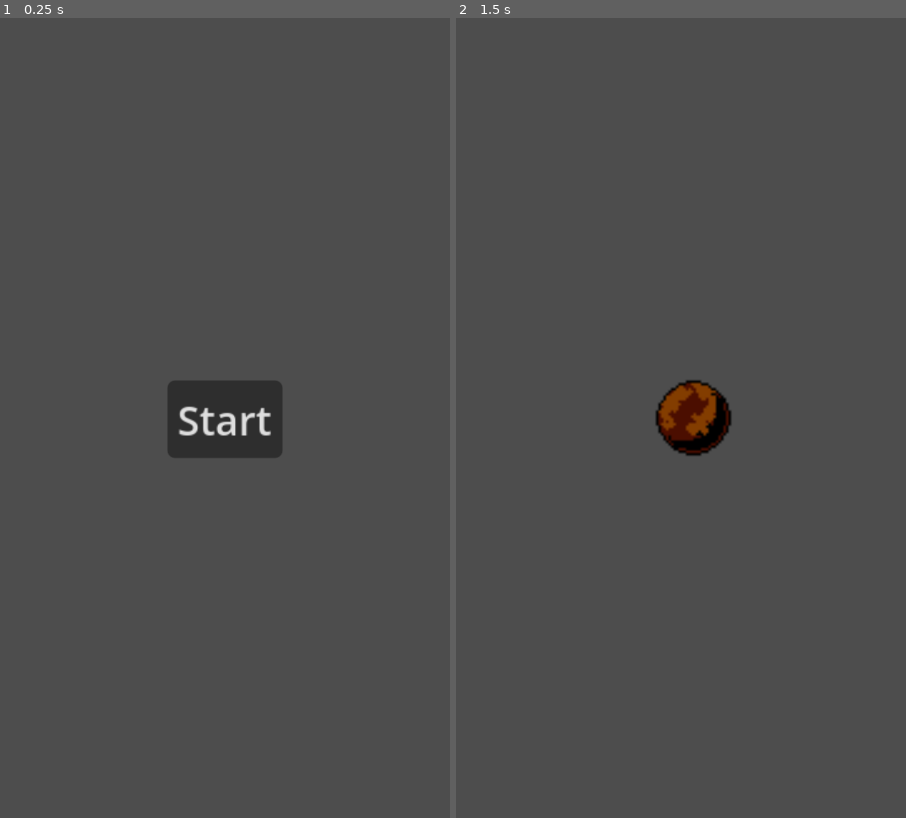
Above: before the commit, frames 1-2 (left to right).
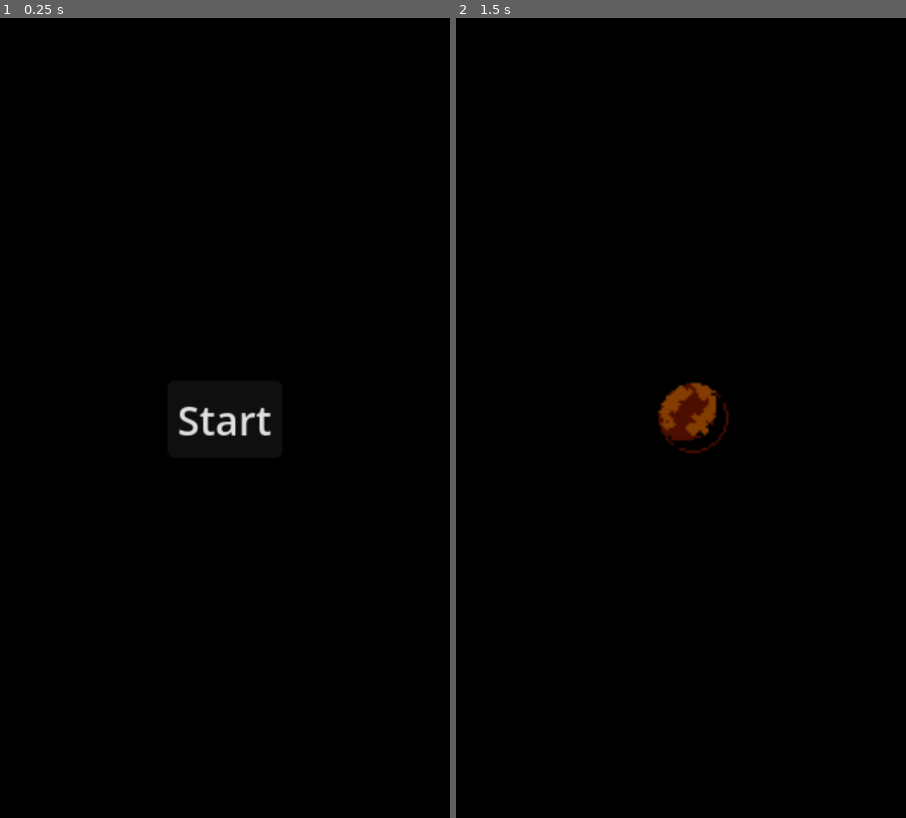
Above: after the commit, the same moments.

Repository: RubensAugustoMM/ORBT
Game: Godot game, scene res://src/ControladorJogo/main.tscn
The game is run twice, just before and just after one commit, with the same random seed, the same clock (stepped at 60 frames per second) and the same inputs. The engine's default icon, where the game draws it, is replaced by a stand-in: a white triangle on a blue panel in a dark square.
Inputs:
- Up to frame 1 (0.25 s): no input
- Up to frame 2 (1.5 s): click "Start" at 0.5 s; tap Enter at 1.25 s

The runs differ from the first frame. In frame 1, 100% of the frame differs, in the area x 0-100%, y 0-100%; in frame 2, 99%.

Commit message:
adiciona background ao nivel

Diff:
--- a/src/ControladorJogo/main.tscn
+++ b/src/ControladorJogo/main.tscn
@@ -3,6 +3,7 @@
 [ext_resource type="PackedScene" uid="uid://c5ucqox4anp7b" path="res://src/MenuPrincipal/MenuPrincipal.tscn" id="1_2ie41"]
 [ext_resource type="Script" uid="uid://ewcelvbommx8" path="res://src/CorpoEstelar/gerenciador_corpos_estelares.gd" id="1_8u6br"]
 [ext_resource type="Script" uid="uid://vagc17ens84p" path="res://src/ControladorJogo/controlador_jogo.gd" id="1_vlecl"]
+[ext_resource type="PackedScene" uid="uid://dwaio71qs1l3j" path="res://src/Nivel/Nivel.tscn" id="4_86l02"]
 [ext_resource type="Script" uid="uid://bttb066uig3n7" path="res://src/Nivel/gerenciador_de_nivel.gd" id="5_86l02"]
 
 [node name="ControladorJogo" type="Node" unique_id=2085709374]
@@ -18,6 +19,8 @@
 
 [node name="Mundo" type="Node2D" parent="." unique_id=736755016]
 
+[node name="Nivel" parent="Mundo" unique_id=1474968261 instance=ExtResource("4_86l02")]
+
 [node name="Interface" type="Control" parent="." unique_id=1553091209]
 layout_mode = 3
 anchors_preset = 0
--- a/src/Nivel/Nivel.tscn
+++ b/src/Nivel/Nivel.tscn
@@ -12,6 +12,14 @@
 [node name="WorldEnvironment" type="WorldEnvironment" parent="." unique_id=1503471612]
 environment = SubResource("Environment_ha6vo")
 
+[node name="CanvasLayer" type="CanvasLayer" parent="." unique_id=857296798]
+layer = -100
+
+[node name="ColorRect" type="ColorRect" parent="CanvasLayer" unique_id=1677124368]
+offset_right = 180.0
+offset_bottom = 320.0
+color = Color(0, 0, 0, 1)
+
 [node name="Estaticos" type="Node2D" parent="." unique_id=1766656270]
 
 [node name="Fim" type="Marker2D" parent="Estaticos" unique_id=1373268930]
